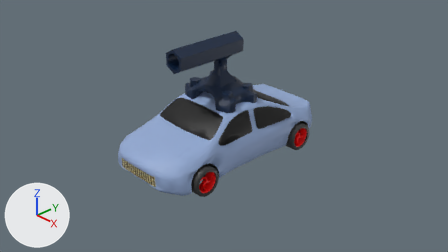
What one commit did to the Blender file car/car.blend.
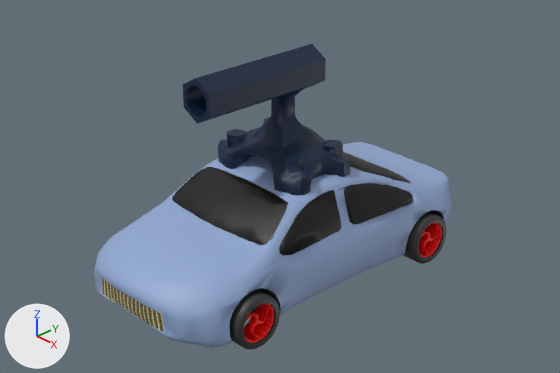
Old and new are each drawn from the file's camera 'Camera' and again close up on the part from 15% to 83% of the width and 3% to 83% of the height. The axes (+X, +Y, +Z) are drawn at lower left. The lights are the same throughout.

Objects in the first close-up: 'body', 'rims', 'roof gun', 'wheels'.
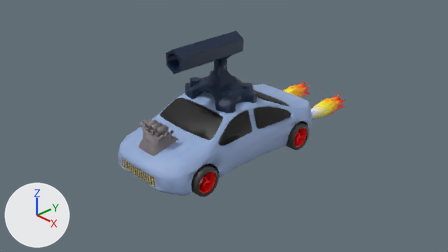
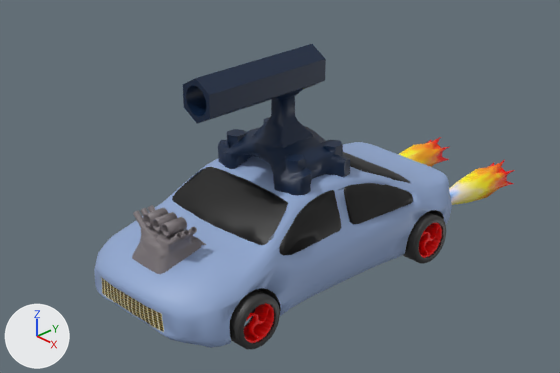
Pixel boxes [x1, y1, x2, y2] of what changed, in the close-ups (560 x 373 px):
'engine block', added
    after: [132, 205, 206, 274]
'exhaust flare', shown
    after: [399, 137, 514, 205]

Diff of the bpy script that builds the scene:
```diff
--- a/car/car.blend.py
+++ b/car/car.blend.py
@@ me_cube_001 @@
+me_cube_001.from_pydata(...)  # 1210 vertices, 2389 faces; spans x -0.342..0.332, y -1.781..-1.222, z 0.015..0.479
+me_cube_001.materials.append(mat_material_001)  # picture img_untitled
@@ ob_exhaust_flare @@
 _m = ob_exhaust_flare.modifiers.new('Triangulate', 'TRIANGULATE')
-ob_exhaust_flare.hide_set(True)
@@ ob_engine_block @@
+ob_engine_block = bpy.data.objects.new('engine block', me_cube_001)
+ob_engine_block.location = (0.0, 0.0, 0.0)
```
